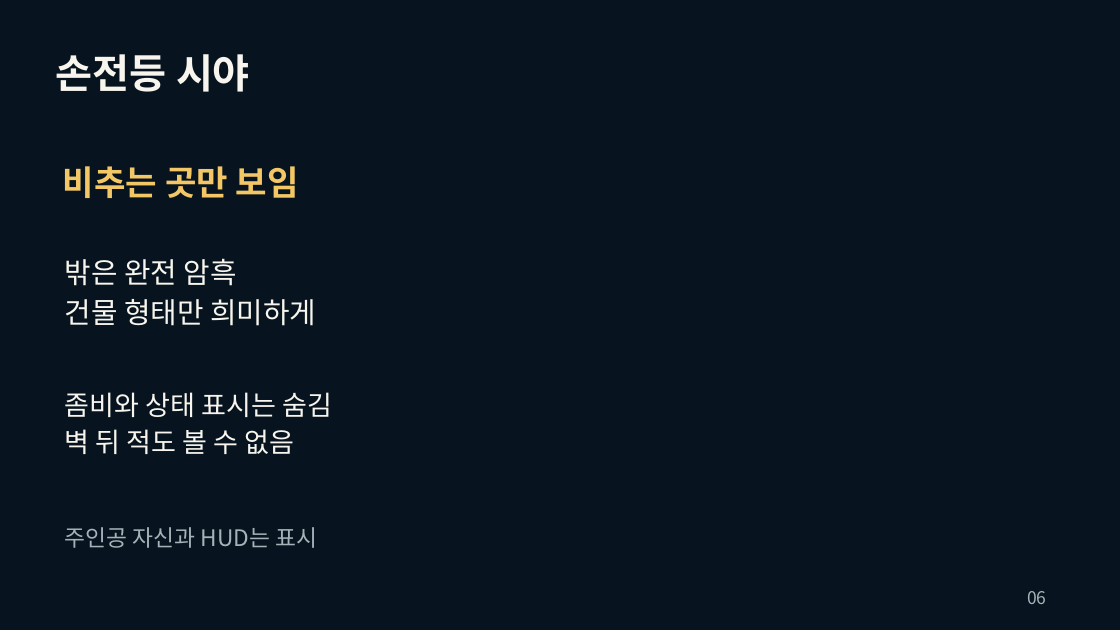
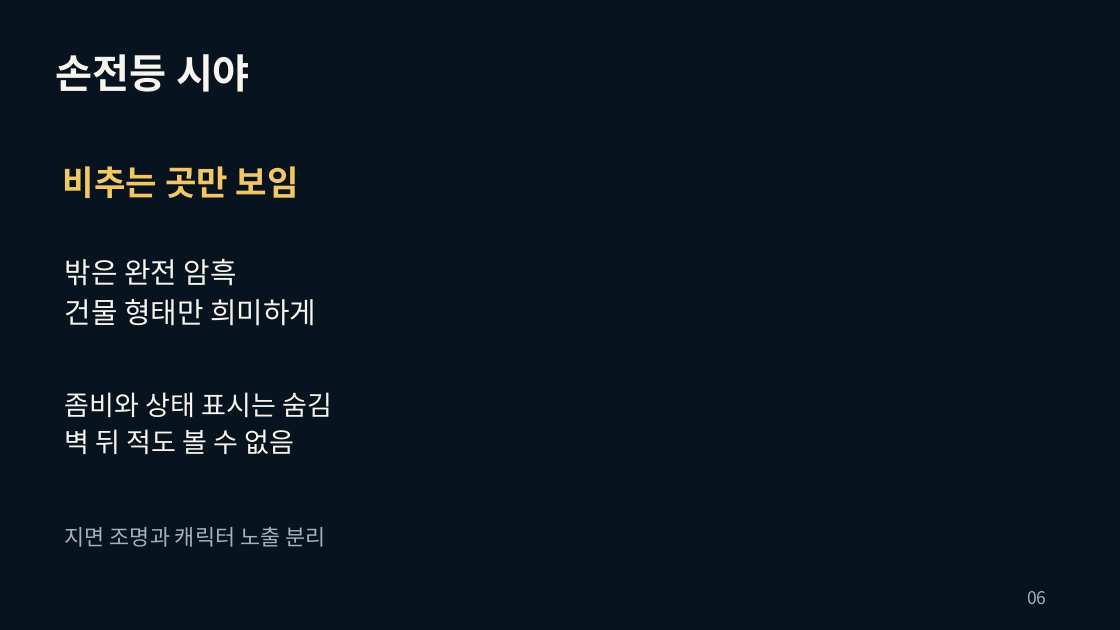
Before and after one commit to yoon778/2D_project, a slide deck: slide 6 of presentation/그림자_배달_기획서.pptx. Drawn at 1120x630 pixels with LibreOffice and Linux fonts; fonts in the diff are those of the drawing; background and template pictures are left out. Boxes give left, top, right and bottom in pixels: in the first picture for what was removed or moved away, otherwise in the second. Text is boxed around its words. In the diff, an @@ line names an element or a change of style, - is before the commit and + after.

```diff
--- a/presentation/그림자_배달_기획서.pptx
+++ b/presentation/그림자_배달_기획서.pptx
@@ text at (65,527,325,547): text changed; size 19.5 to 18.8 pt @@
-주인공 자신과 HUD는 표시
+지면 조명과 캐릭터 노출 분리
```
Also in this commit, not shown: 8 other slides changed, 10 other files.
